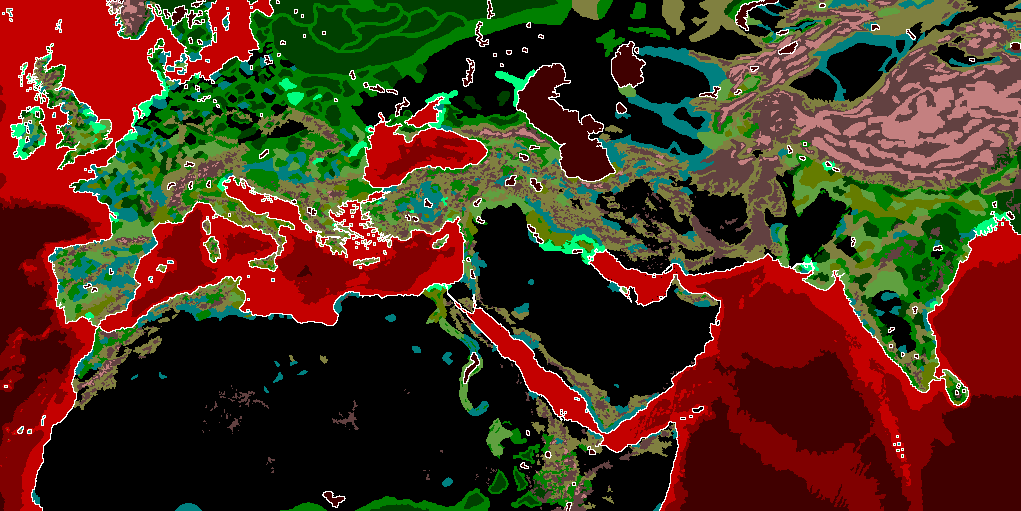
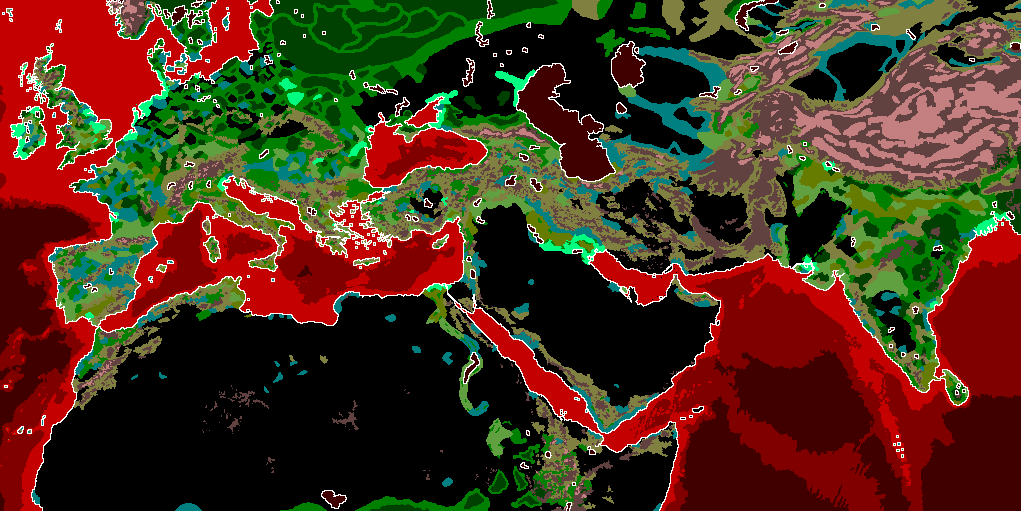
The second 1021px x 511px image is a revision of the first. Changes to its layers:
painted on "map_ground_types" over [176, 91, 919, 509]
